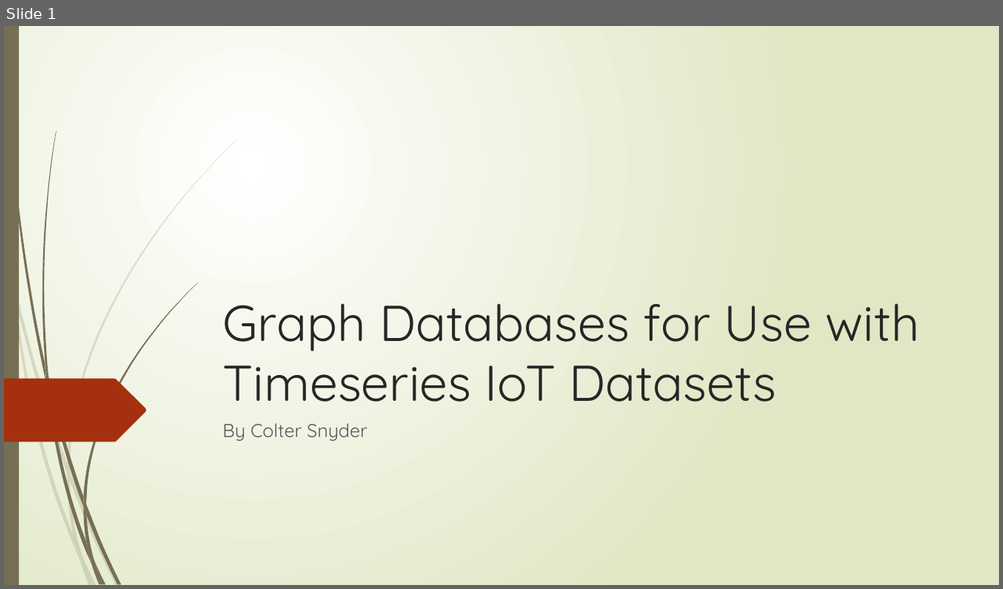
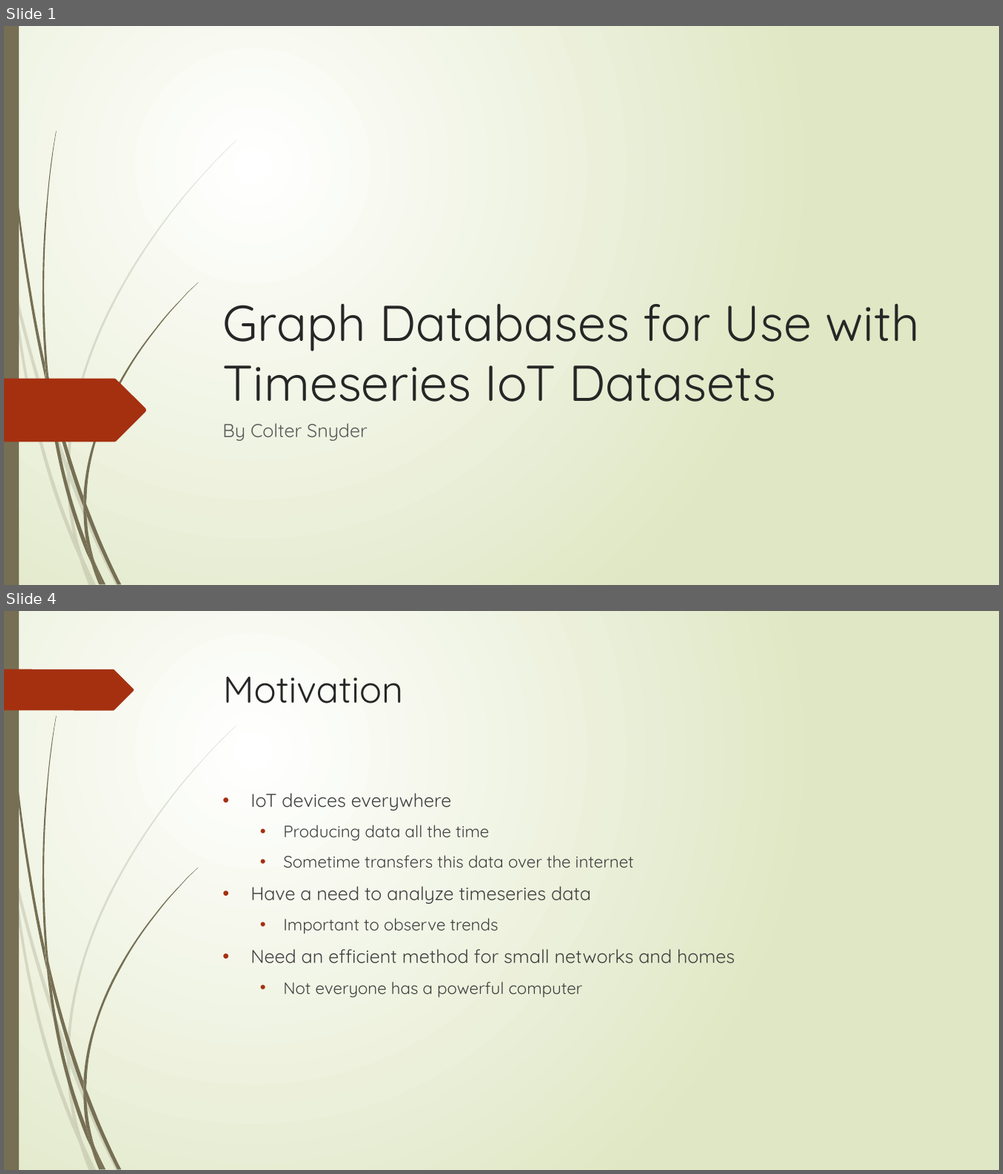
Before and after one commit to coltersnyder/CSCI598BFinalProject, a slide deck: FinalPresentation.pptx. Shown one above the other, each under a label of ours: slide 1 before the commit, slides 1 and 4 after it; the slides between them are not shown. The pictures are 1003x589 and 1003x1174 pixels, drawn with LibreOffice and Linux fonts; fonts in the diff are those of the drawing. Boxes give left, top, right and bottom in pixels: in the first picture for what was removed or moved away, otherwise in the second. Text is boxed around its words. In the diff, an @@ line names an element or a change of style, - is before the commit and + after.

Commit message:
Edited final presentation
Edited final presentation

```diff
--- a/FinalPresentation.pptx
+++ b/FinalPresentation.pptx
@@ slide 4 added at (4, 611, 999, 1170), background gradient #FFFFFF to #DFE8C4; not listed: 23 template elements that a slide beside it also shows @@
@@ freeform shape added at (4, 669, 134, 710), fill #A53010 @@
@@ title added at (223, 676, 403, 703), 36 pt, text #262626 @@
+Motivation
@@ text added at (250, 793, 734, 998), 16 pt, text #404040 @@
+• IoT devices everywhere
+  • Producing data all the time
+  • Sometime transfers this data over the internet
+• Have a need to analyze timeseries data
+  • Important to observe trends
+• Need an efficient method for small networks and homes
+  • Not everyone has a powerful computer
```
Also in this commit, not shown: 2 slides changed, 9 other slides added, 4 slides removed.
